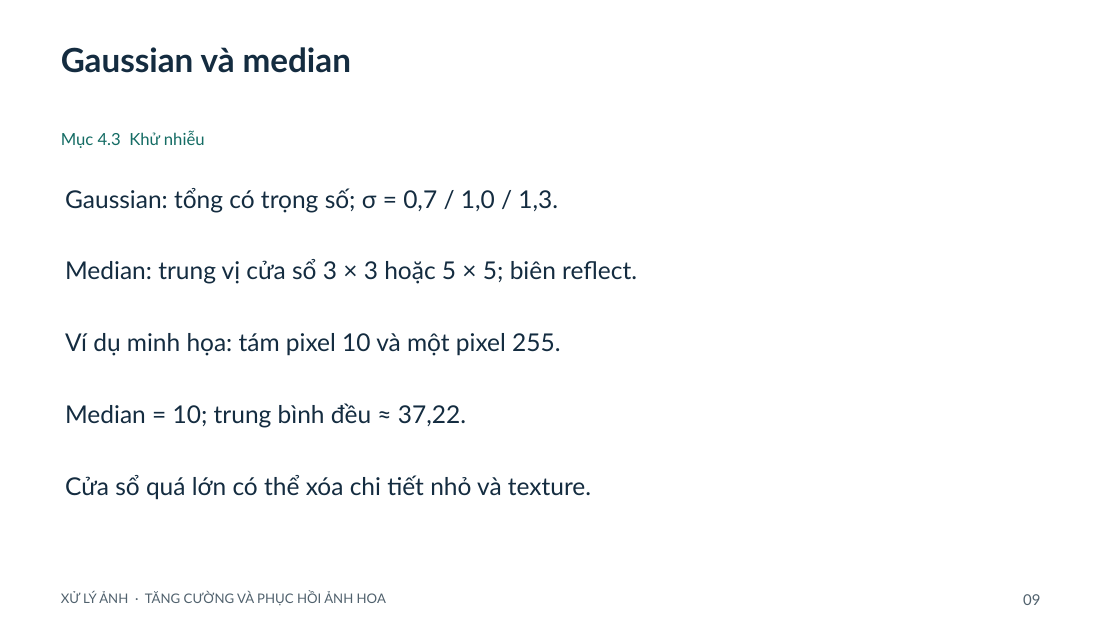
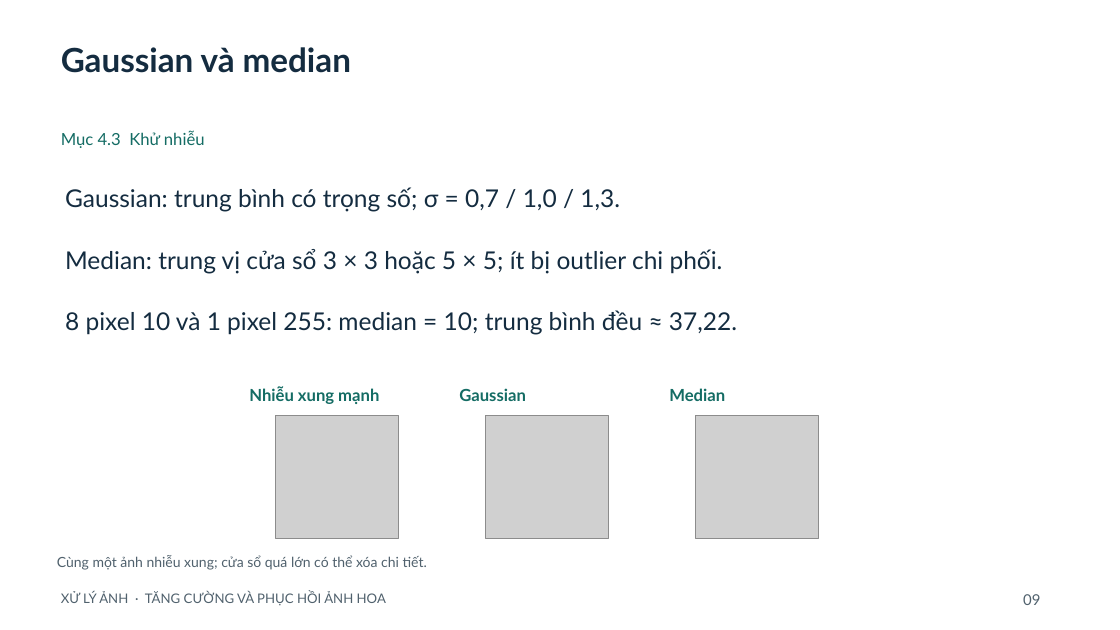
Before and after one commit to ngtd-2609/flower-image-restoration-cnn, a slide deck: slide 9 of docs/SLIDES_REVISED.pptx. Drawn at 1120x630 pixels with LibreOffice and Linux fonts; fonts in the diff are those of the drawing; grey boxes stand for pictures. Boxes give left, top, right and bottom in pixels: in the first picture for what was removed or moved away, otherwise in the second. Text is boxed around its words. In the diff, an @@ line names an element or a change of style, - is before the commit and + after.

```diff
--- a/docs/SLIDES_REVISED.pptx
+++ b/docs/SLIDES_REVISED.pptx
@@ text at bbox=[65, 187, 620, 212]: text changed @@
-Gaussian: tổng có trọng số; σ = 0,7 / 1,0 / 1,3.
+Gaussian: trung bình có trọng số; σ = 0,7 / 1,0 / 1,3.
@@ text at bbox=[65, 249, 723, 274]: text changed @@
-Median: trung vị cửa sổ 3 × 3 hoặc 5 × 5; biên reflect.
+Median: trung vị cửa sổ 3 × 3 hoặc 5 × 5; ít bị outlier chi phối.
@@ text at bbox=[65, 310, 737, 335]: text changed @@
-Ví dụ minh họa: tám pixel 10 và một pixel 255.
+8 pixel 10 và 1 pixel 255: median = 10; trung bình đều ≈ 37,22.
@@ text added at bbox=[249, 387, 379, 404], 14.2 pt, text #146C64, bold @@
+Nhiễu xung mạnh
@@ text added at bbox=[459, 388, 526, 401], 14.2 pt, text #146C64, bold @@
+Gaussian
@@ text added at bbox=[669, 388, 725, 401], 14.2 pt, text #146C64, bold @@
+Median
@@ text removed at bbox=[65, 403, 466, 428] @@
-Median = 10; trung bình đều ≈ 37,22.
@@ picture added at bbox=[276, 416, 398, 539] @@
@@ picture added at bbox=[486, 416, 608, 539] @@
@@ picture added at bbox=[696, 416, 818, 539] @@
@@ text at bbox=[57, 555, 427, 570]: text changed; size 21 to 12 pt; text colour #142C40 to #50616D @@
-Cửa sổ quá lớn có thể xóa chi tiết nhỏ và texture.
+Cùng một ảnh nhiễu xung; cửa sổ quá lớn có thể xóa chi tiết.
```
Also in this commit, not shown: 18 other slides changed, 4 other files.
